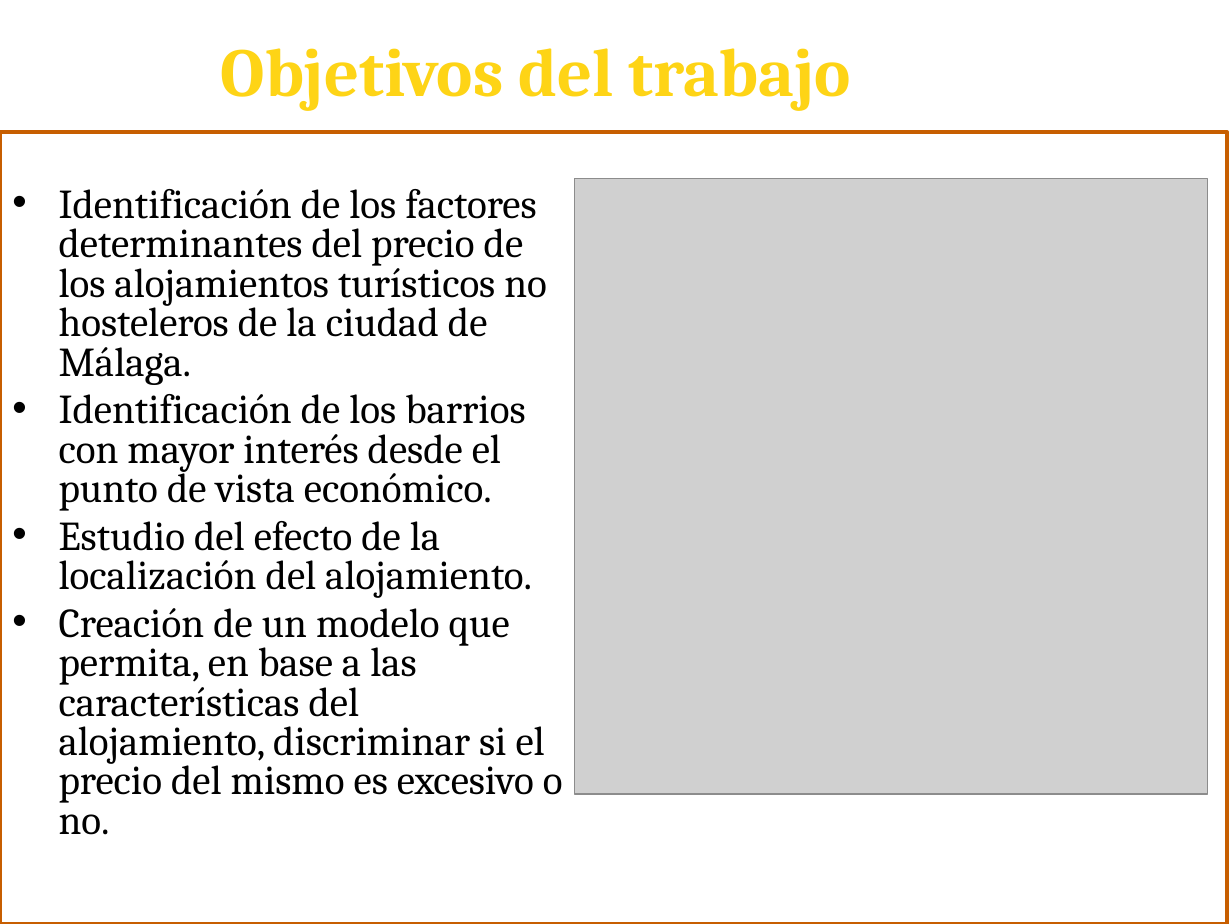
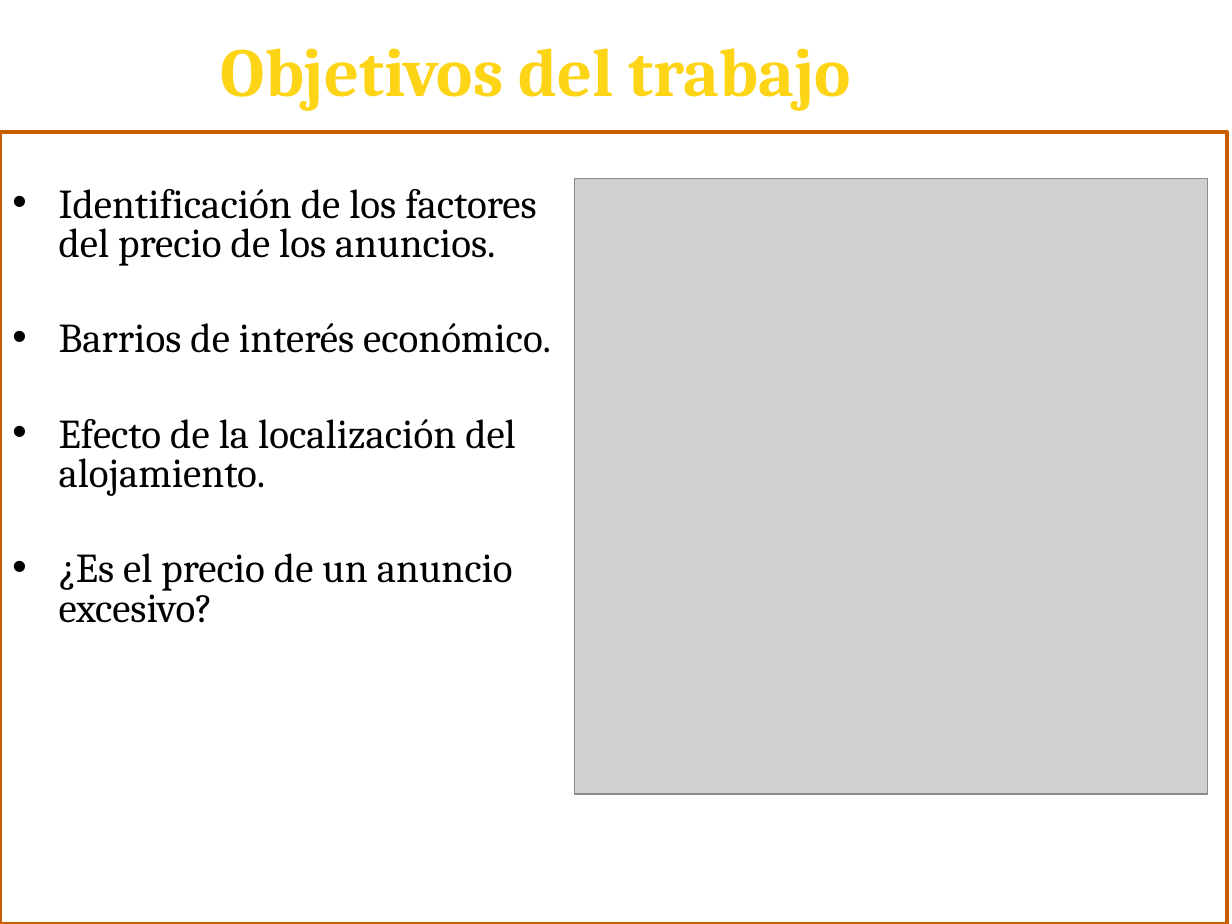
Before and after one commit to Joseluisvic/Trabajo-Final-De-M-ster, a slide deck: slide 2 of Presentación TFM.pptx. Drawn at 1232x924 pixels with LibreOffice and Linux fonts; fonts in the diff are those of the drawing; grey boxes stand for pictures; background and template pictures are left out. Boxes give left, top, right and bottom in pixels: in the first picture for what was removed or moved away, otherwise in the second. Text is boxed around its words. In the diff, an @@ line names an element or a change of style, - is before the commit and + after.

```diff
--- a/Presentación TFM.pptx
+++ b/Presentación TFM.pptx
@@ text at [59, 189, 551, 623]: text changed @@
-• Identificación de los factores determinantes del precio de los alojamientos turísticos no hosteleros de la ciudad de Málaga.
-• Identificación de los barrios con mayor interés desde el punto de vista económico.
-• Estudio del efecto de la localización del alojamiento.
-• Creación de un modelo que permita, en base a las características del alojamiento, discriminar si el precio del mismo es excesivo o no.
+• Identificación de los factores del precio de los anuncios.
+• Barrios de interés económico.
+• Efecto de la localización del alojamiento.
+• ¿Es el precio de un anuncio excesivo?
```
Also in this commit, not shown: 6 other slides changed, 1 slide removed.
